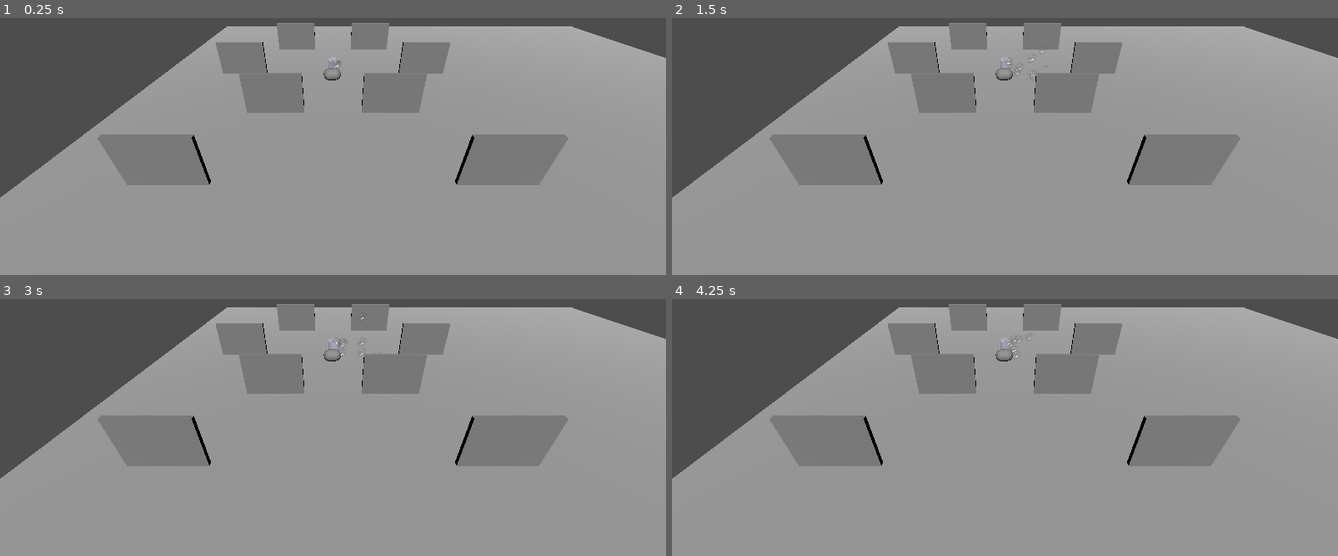
Above: before the commit, frames 1-4 (two rows, left to right).
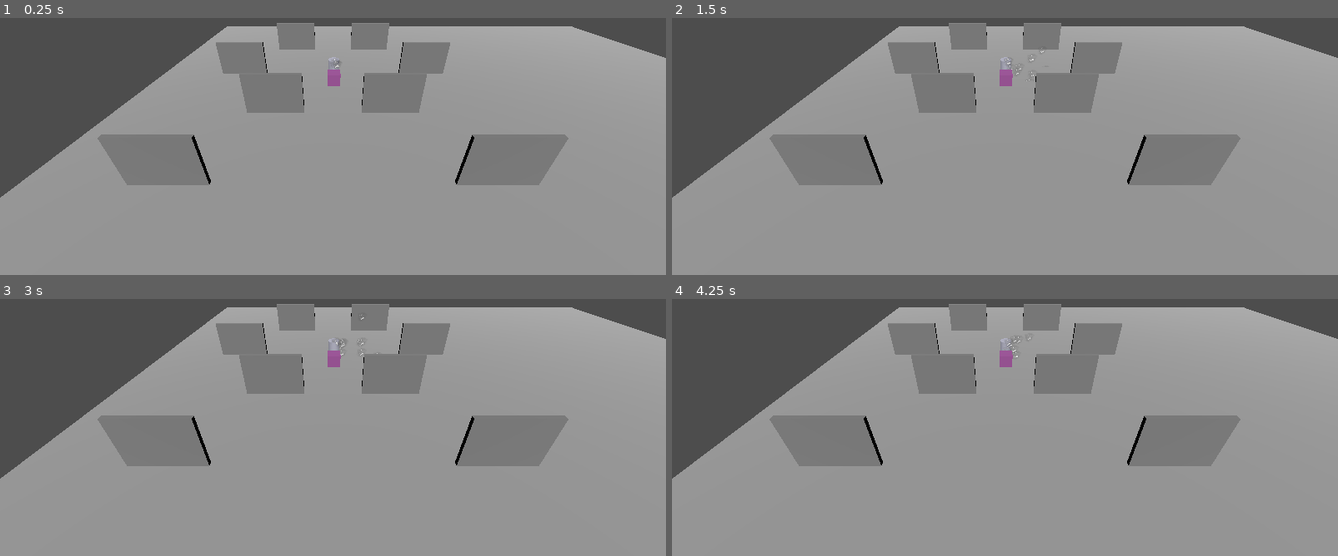
Above: after the commit, the same moments.

Repository: jasmine6612/Comp360A3
Game: Godot game, scene res://greyboxing.tscn
The game is run twice, just before and just after one commit, with the same random seed, the same clock (stepped at 60 frames per second) and the same inputs.
Inputs:
- Up to frame 1 (0.25 s): no input
- Up to frame 2 (1.5 s): tap Enter at 0.5 s; tap Space at 1.25 s
- Up to frame 3 (3 s): tap Enter at 2 s
- Up to frame 4 (4.25 s): tap Space at 3.5 s

The runs differ from the first frame. In frame 1, 0.1% of the frame differs, in the area x 48-52%, y 19-27%; in frame 2, 0.1%; in frame 3, 0.1%; in frame 4, 0.1%.
Error after the commit: Invalid call to function 'break_object' in base 'StaticBody3D (breakable_box.gd)'. Expected 0 argument(s). (res://breaker_area.gd:27)

Commit message:
Implemented spark particle effects for breakable objects (without auto-emit)

Diff:
--- a/breaker_area.gd
+++ b/breaker_area.gd
@@ -1,9 +1,27 @@
 extends Area3D
+
+@export var ParticleController: Node3D
 
 func _ready() -> void:
 	body_entered.connect(_on_body_entered)
 
 func _on_body_entered(body: Node3D) -> void:
-	# Only break things that are marked as breakable
-	if body.is_in_group("breakable") and body.has_method("break_object"):
-		body.break_object()
+	if body == null:
+		return
+
+	if !body.is_inside_tree():
+		return
+
+	if !body.is_in_group("breakable"):
+		return
+
+	if !body.has_method("break_object"):
+		return
+
+	var origin: Vector3 = body.global_transform.origin
+
+	#trigger particles
+	if ParticleController and ParticleController.has_method("trigger_at"):
+		ParticleController.trigger_at(origin)
+
+	body.break_object(origin)
--- a/particle_controller.gd
+++ b/particle_controller.gd
@@ -1 +1,9 @@
 extends Node3D
+
+@onready var spark_particles: GPUParticles3D
+
+func trigger_at(pos: Vector3):
+	if spark_particles:
+		spark_particles.global_position = pos
+		spark_particles.emitting = true
+		spark_particles.restart()
